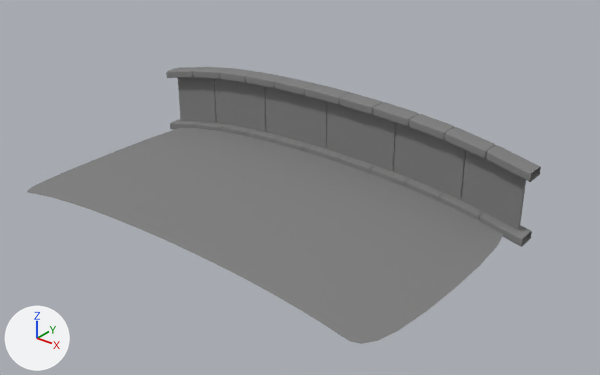
The Blender file village/village-cut3.blend, before and after one commit.
Before and after are seen from a camera (50 mm lens) standing at (7.05, -13.44, 5.0) and looking at (-0.23, -4.34, -0.64). Lighting does not change. The marker at lower left points along +X, +Y and +Z.

Objects in the first picture: 'ground', 'stones', 'wall'.
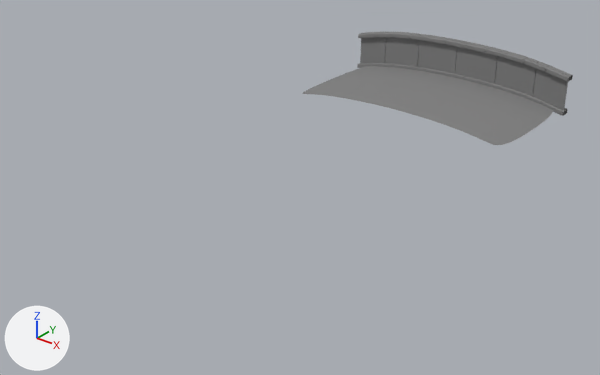
Where the change shows, as pixel boxes (x1, y1, x2, y2) in the pictures (600 x 375 px):
'ground', moved, rescaled (47% narrower, 63% shorter)
    before: (27, 128, 503, 344)
    after: (302, 66, 554, 145)
'wall', moved, rescaled (40% narrower, 49% shorter)
    before: (178, 77, 526, 231)
    after: (360, 32, 569, 110)
'stones', moved, rescaled (42% narrower, 53% shorter)
    before: (166, 67, 541, 247)
    after: (357, 32, 573, 116)

The change, as a list of edits to the scene's bpy script:
```text
Change ob_ground:
    ob_ground.location: (0.0, -6.18, 0.26) -> (0.0, -1.4, 0.34)
    ob_ground.scale: (2.29, 2.29, 2.29) -> (1.48, 1.48, 1.48)
Change ob_wall:
    ob_wall.location: (0.0, -6.11, 0.28) -> (0.0, -1.42, 0.37)
    ob_wall.scale: (2.29, 2.29, 2.29) -> (1.52, 1.52, 1.52)
Change ob_stones:
    ob_stones.location: (0.0, -6.18, 0.26) -> (0.0, -1.4, 0.34)
    ob_stones.scale: (2.29, 2.29, 2.29) -> (1.48, 1.48, 1.48)
```
